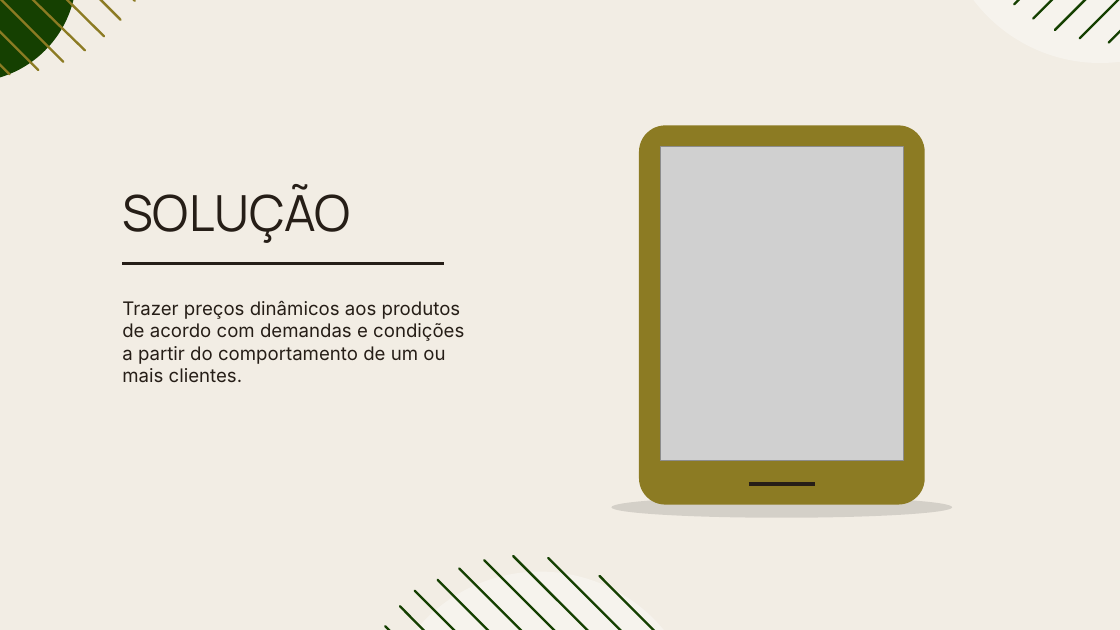
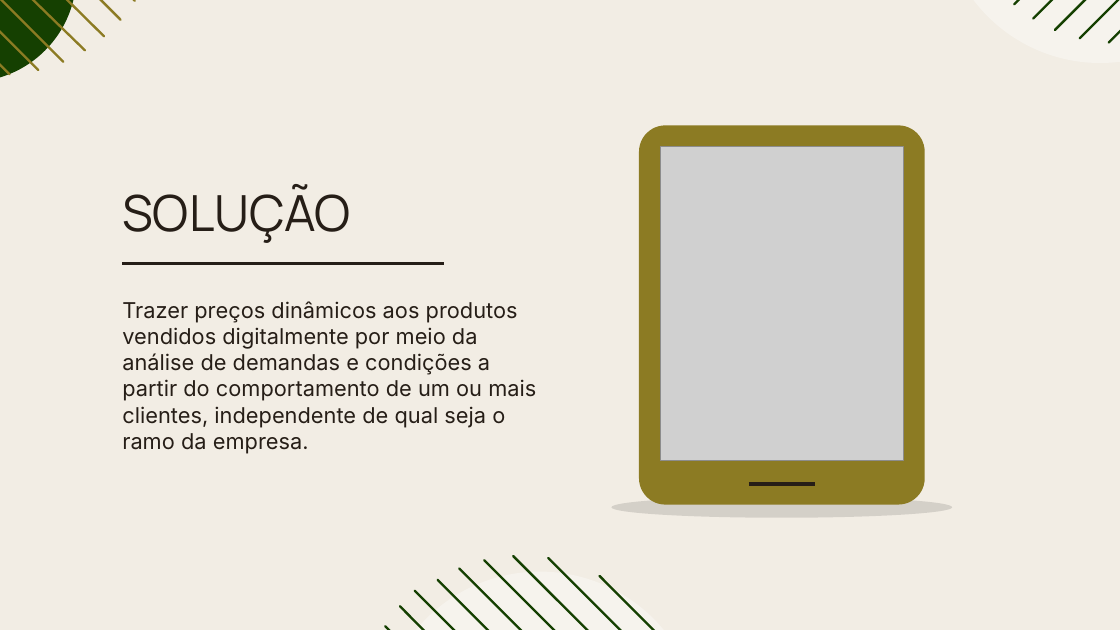
Before and after one commit to rafaellabastos/challenge-pitch-qa, a slide deck: slide 5 of Pitch-SavvyFix.pptx (slide 4 before the commit). Drawn at 1120x630 pixels with LibreOffice and Linux fonts; fonts in the diff are those of the drawing; grey boxes stand for pictures. Boxes give left, top, right and bottom in pixels: in the first picture for what was removed or moved away, otherwise in the second. Text is boxed around its words. In the diff, an @@ line names an element or a change of style, - is before the commit and + after.

```diff
--- a/Pitch-SavvyFix.pptx
+++ b/Pitch-SavvyFix.pptx
@@ subtitle at (x1=122, y1=301, x2=536, y2=454): text changed; size 12 to 14 pt @@
-Trazer preços dinâmicos aos produtos de acordo com demandas e condições a partir do comportamento de um ou mais clientes.
+Trazer preços dinâmicos aos produtos vendidos digitalmente por meio da análise de demandas e condições a partir do comportamento de um ou mais clientes, independente de qual seja o ramo da empresa.
```
Also in this commit, not shown: 2 other slides changed, 1 slide added.
